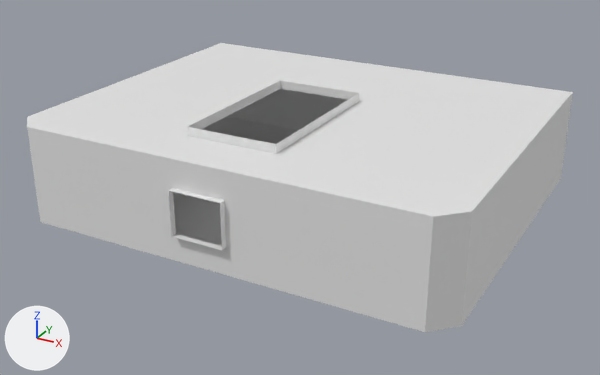
Before and after pictures for a commit that changed the OBJ model webvr/roomgallery/3d/museum01.obj.
The view is the same before and after, from a 50 mm camera at (1416.0, -2417.0, 1320.0) aimed at (40.0, 85.0, 69.0). The lights are fixed; the arrows at lower left show +X, +Y and +Z. Materials are left out; every surface is plain grey. Where no turn or scale is listed for an object, it has been applied to the vertices.

In view in the first picture: 'museum01'.
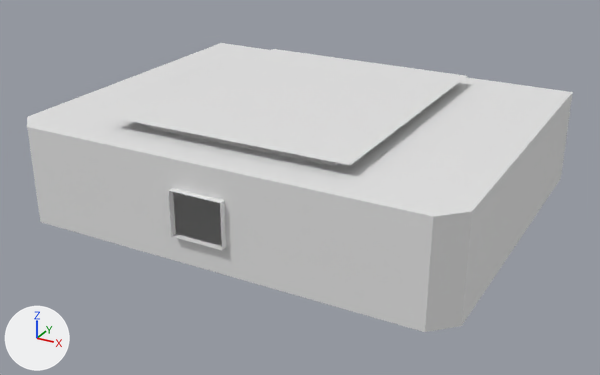
The change in detail:
me_museum01 has 30 vertices, 29 faces and spans x -788.0..845.0, y -523.0..813.0, z 0.0..396.0.
me_museum01 is used by ob_museum01; location (0.0, 0.0, 0.0).
Verts and faces of me_museum01; kept vertices keep their numbers, new ones are numbered from 30.
Before the commit, vertices of me_museum01: 11 (-170.0, -308.0, 363.0) at pixel (187, 136), 12 (170.0, -308.0, 363.0) at pixel (276, 153), 16 (170.0, 308.0, 363.0) at pixel (359, 101), 17 (-170.0, 308.0, 363.0) at pixel (280, 88), 18 (-170.0, -308.0, 396.0) at pixel (187, 126).
Before the commit, vertices of me_museum01: 19 (170.0, -308.0, 396.0) at pixel (276, 144), 20 (170.0, 308.0, 396.0) at pixel (359, 92), 21 (-170.0, 308.0, 396.0) at pixel (280, 80).
Part 1, on me_museum01:
Vertex 11 moves to (-342.0, -308.0, 363.0), pixel (147, 127).
Vertex 18 moves to (-342.0, -308.0, 396.0).
Vertex 12 moves to (377.0, -308.0, 363.0), pixel (334, 165).
Vertex 19 moves to (377.0, -308.0, 396.0).
Vertex 16 moves to (377.0, 605.0, 363.0).
Vertex 20 moves to (377.0, 605.0, 396.0).
Vertex 17 moves to (-342.0, 605.0, 363.0).
Vertex 21 moves to (-342.0, 605.0, 396.0), pixel (280, 57).
New vertex 30 is at (-433.0, -370.0, 403.0), pixel (113, 117).
New vertex 31 is at (-433.0, 701.0, 403.0), pixel (273, 48).
New vertex 32 is at (458.0, 701.0, 403.0), pixel (467, 75).
New vertex 33 is at (458.0, -370.0, 403.0), pixel (350, 165).
New faces: (30, 31, 32, 33).

Boxes (x1, y1, x2, y2) around the edits, measured in the pictures (600 x 375 px):
part 1 of me_museum01, built on: (28, 43, 572, 216) in both
